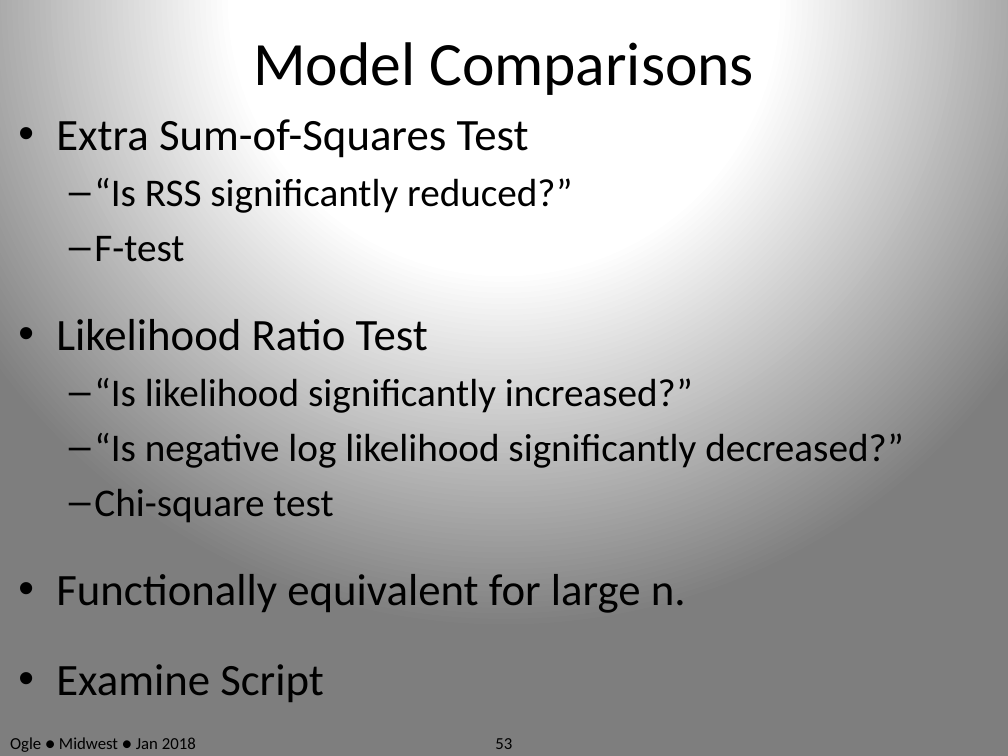
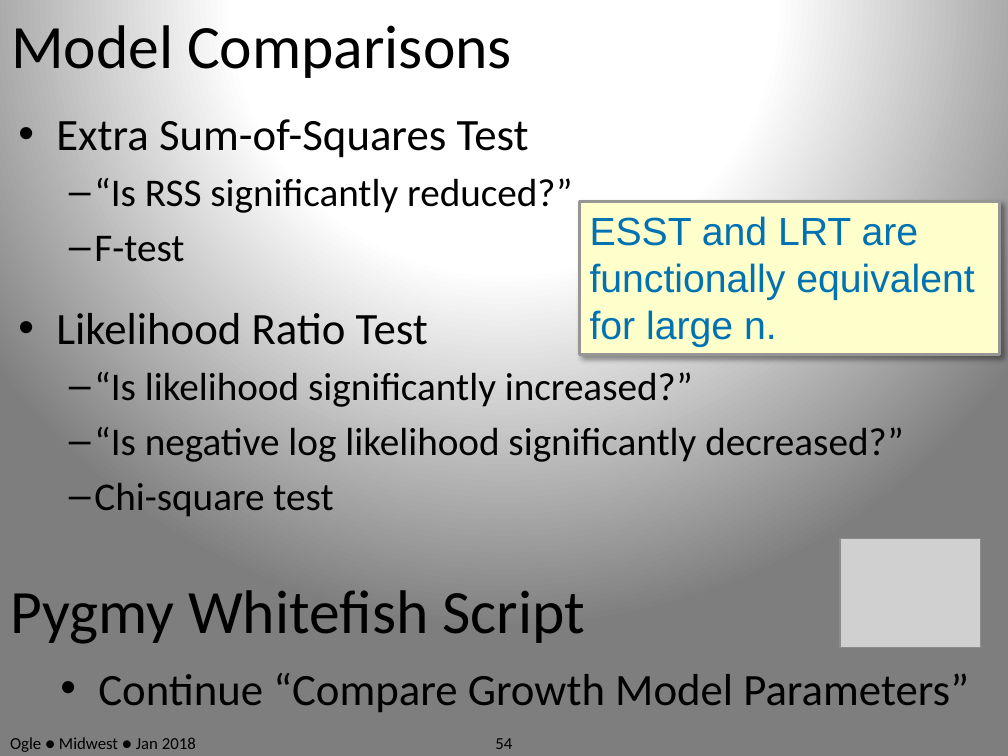
Before and after one commit to anhnguyendepocen/RcourseMidwest2018, a slide deck: slide 54 of Slides.pptx (slide 53 before the commit). Drawn at 1008x756 pixels with LibreOffice and Linux fonts; fonts in the diff are those of the drawing; grey boxes stand for pictures. Boxes give left, top, right and bottom in pixels: in the first picture for what was removed or moved away, otherwise in the second. Text is boxed around its words. In the diff, an @@ line names an element or a change of style, - is before the commit and + after.

```diff
--- a/Slides.pptx
+++ b/Slides.pptx
@@ text "Model Comparisons": place and size @@
-text "Model Comparisons" at <box>253,42,754,95</box>
+text "Model Comparisons" at <box>11,25,512,78</box>
@@ text "Model Comparisons" at <box>11,25,512,78</box>: alignment centre to left @@
@@ rectangle added at <box>580,202,1000,354</box>, fill #FFFFCC, outline #969696 2 pt, 28 pt, text #0072B2 @@
+ESST and LRT are functionally equivalent for large n.
@@ picture added at <box>840,538,981,647</box> @@
@@ text added at <box>10,590,585,644</box>, 44 pt, text #000000 @@
+Pygmy Whitefish Script
@@ text at <box>56,574,686,702</box>: paragraphs removed @@
-• Functionally equivalent for large n.
-• Examine Script
@@ text added at <box>98,673,969,712</box>, 32 pt, text #000000 @@
+• Continue “Compare Growth Model Parameters”
@@ page number at <box>495,738,512,749</box>: text changed @@
-53
+54
```
Also in this commit, not shown: 58 other slides changed, 1 slide added, 1 slide removed.
